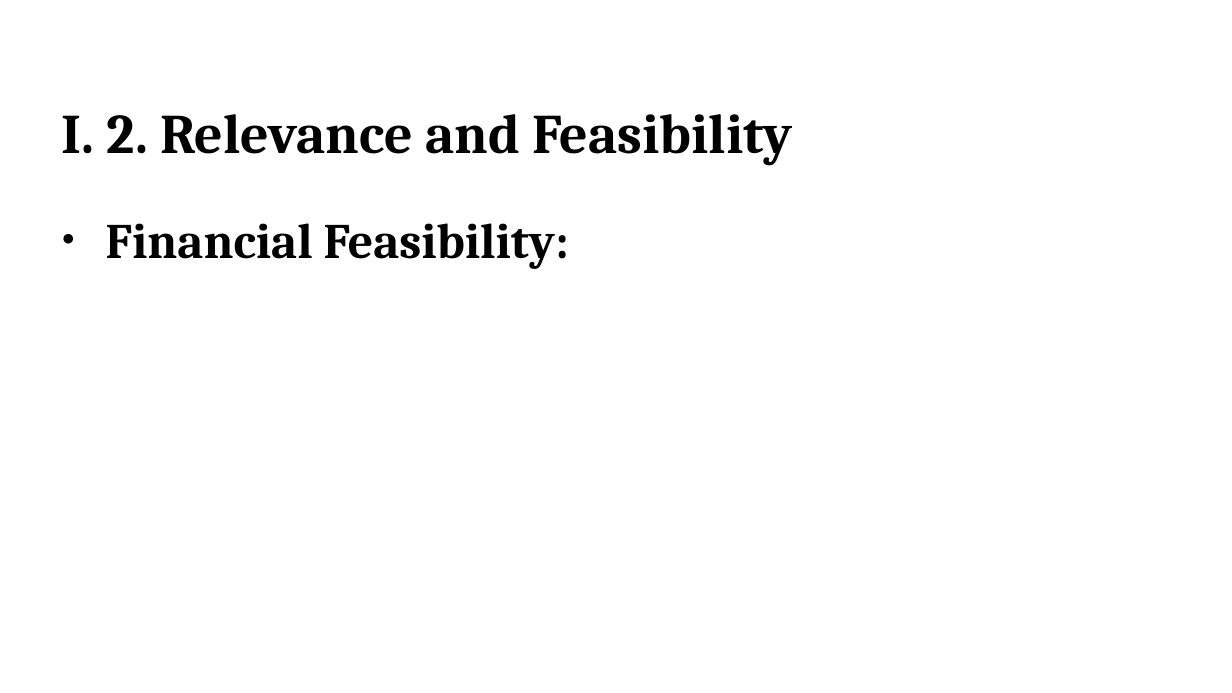
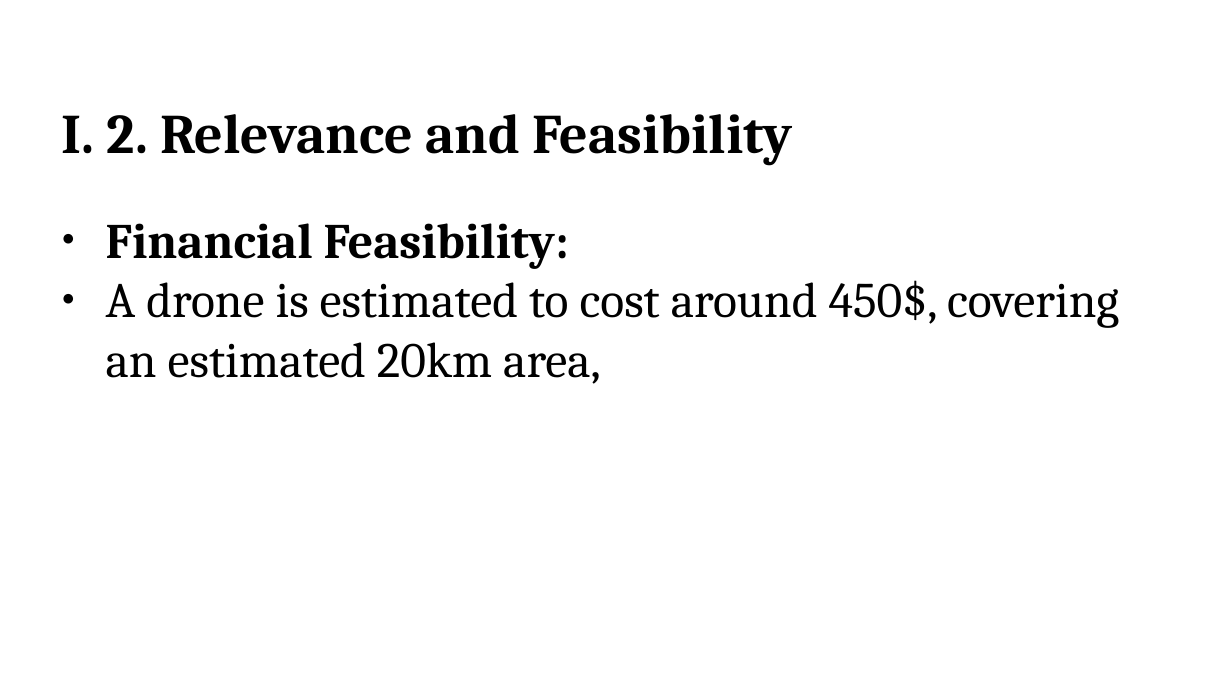
Before and after one commit to SariItani/Scotlia, a slide deck: slide 6 of rubric_prep/somme_temp_slides.odp. Drawn at 1232x693 pixels with LibreOffice and Linux fonts; fonts in the diff are those of the drawing; background and template pictures are left out. Boxes give left, top, right and bottom in pixels: in the first picture for what was removed or moved away, otherwise in the second. Text is boxed around its words. In the diff, an @@ line names an element or a change of style, - is before the commit and + after.

```diff
--- a/rubric_prep/somme_temp_slides.odp
+++ b/rubric_prep/somme_temp_slides.odp
@@ text at [106,280,1119,384]: paragraph added @@
+● A drone is estimated to cost around 450$, covering an estimated 20km area,
```
